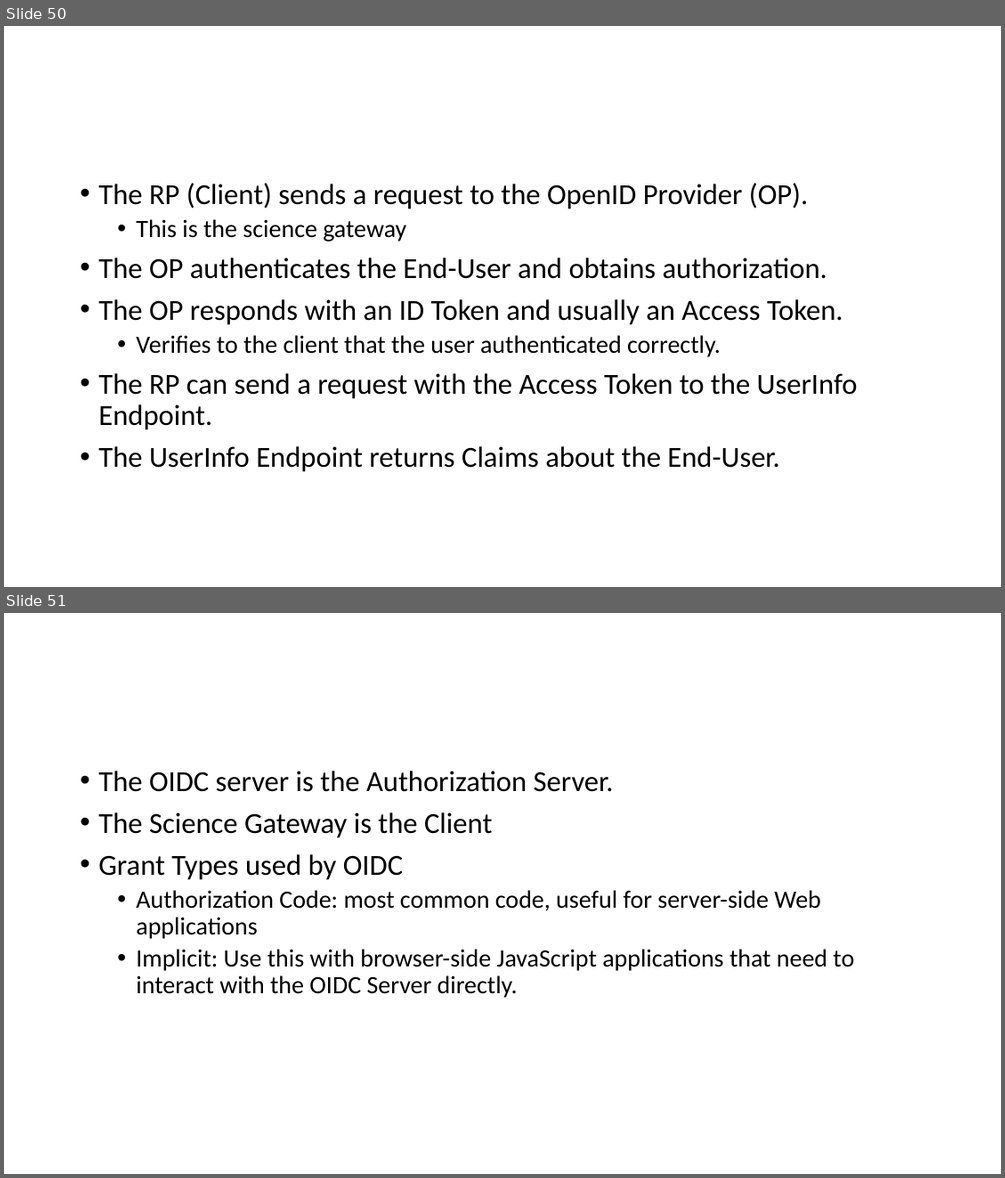
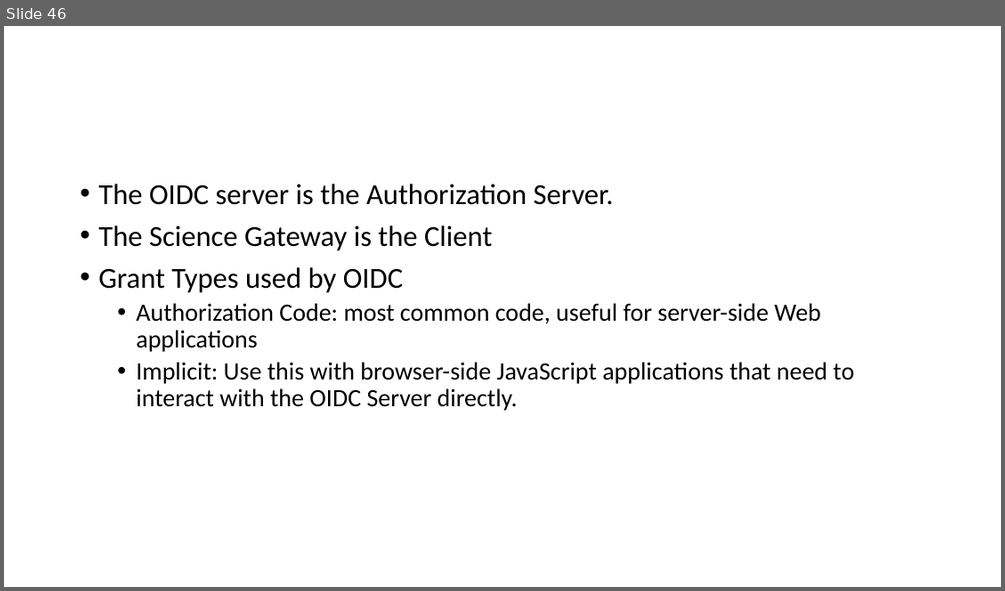
Before and after one commit to airavata-courses/airavata-courses.github.io, a slide deck: slides/Fall2017-OAuth2-OIDC.pptx. Shown one above the other, each under a label of ours: slides 50 and 51 before the commit, slide 46 after it. The pictures are 1005x1178 and 1005x591 pixels, drawn with LibreOffice and Linux fonts; fonts in the diff are those of the drawing. Boxes give left, top, right and bottom in pixels: in the first picture for what was removed or moved away, otherwise in the second. Text is boxed around its words. In the diff, an @@ line names an element or a change of style, - is before the commit and + after.

```diff
--- a/slides/Fall2017-OAuth2-OIDC.pptx
+++ b/slides/Fall2017-OAuth2-OIDC.pptx
@@ slide 50 removed at [4, 26, 1001, 587], background #FFFFFF @@
@@ title removed at [73, 56, 933, 164] @@
@@ text removed at [73, 176, 933, 532] @@
-• The RP (Client) sends a request to the OpenID Provider (OP).
-  • This is the science gateway
-• The OP authenticates the End-User and obtains authorization.
-• The OP responds with an ID Token and usually an Access Token.
-  • Verifies to the client that the user authenticated correctly.
-• The RP can send a request with the Access Token to the UserInfo Endpoint.
-• The UserInfo Endpoint returns Claims about the End-User.
@@ what was slide 51 is now slide 46 @@
```
Also in this commit, not shown: 14 slides changed, 2 slides added, 6 other slides removed.
